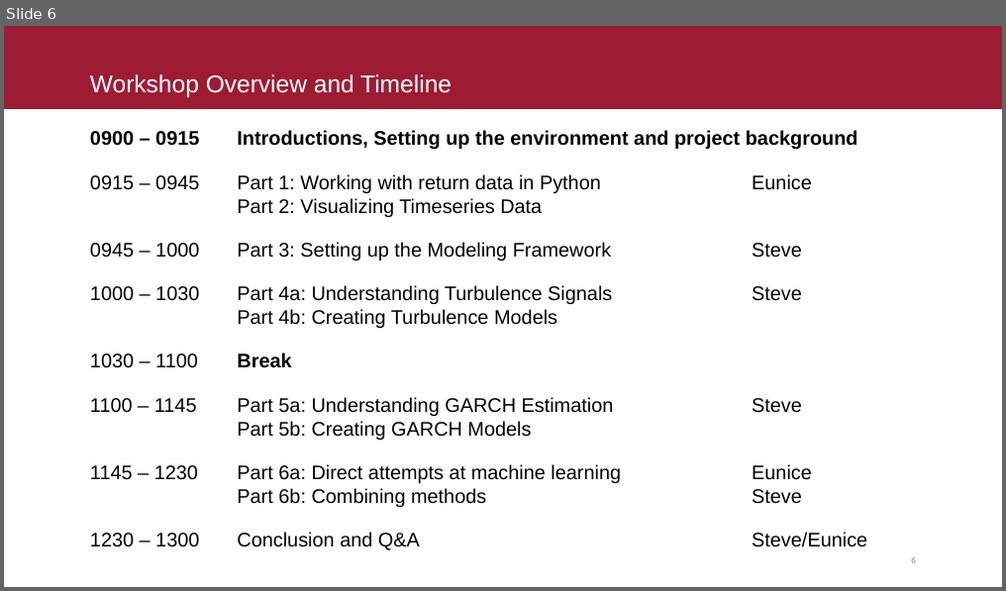
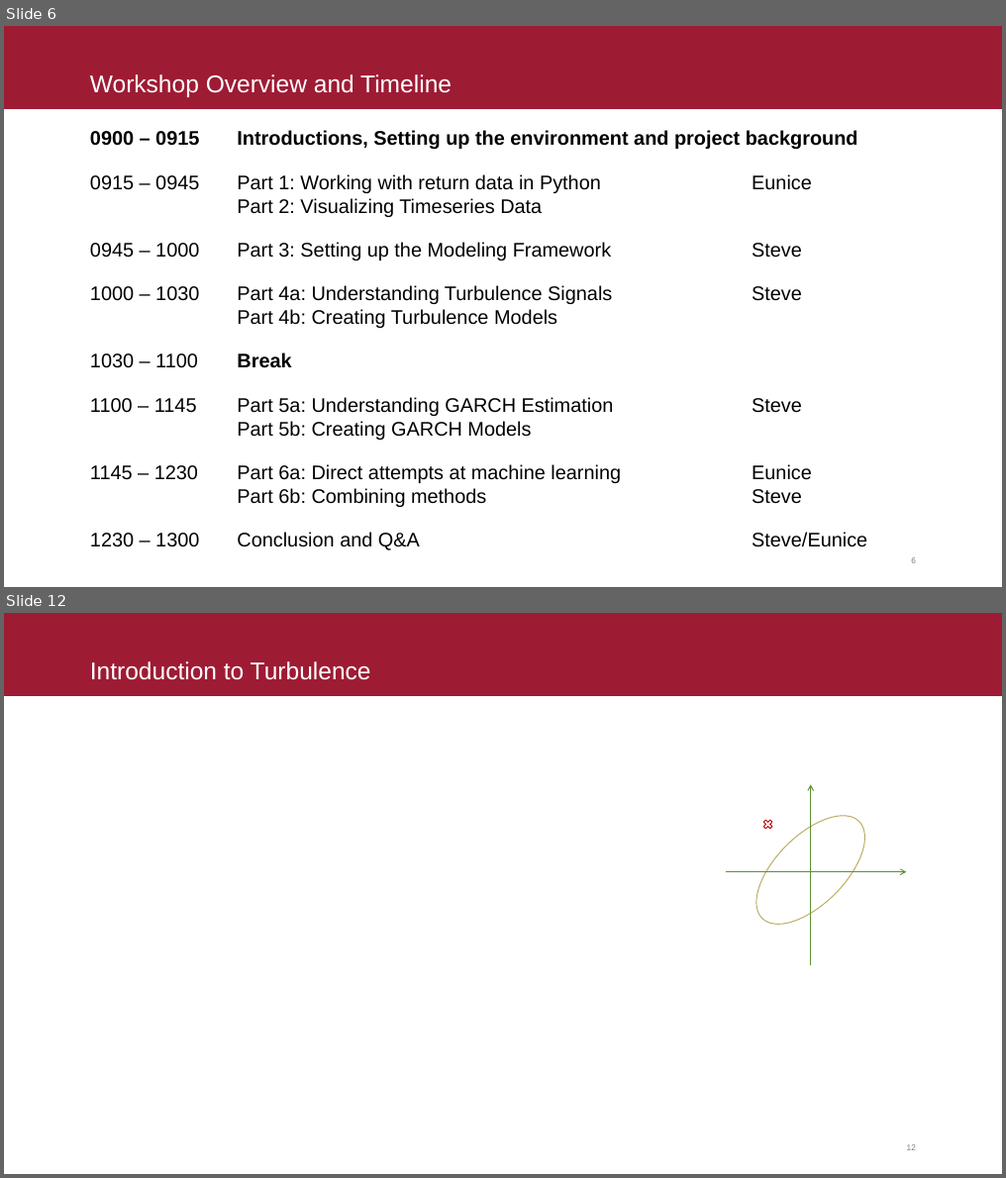
Before and after one commit to fintechsteve/modeling-volatility, a slide deck: Presentation/ODSC Modeling Volatility - Lawrence Hameyie-Sanon.pptx. Shown one above the other, each under a label of ours: slide 6 before the commit, slides 6 and 12 after it; the slides between them are not shown. The pictures are 1006x591 and 1006x1178 pixels, drawn with LibreOffice and Linux fonts; fonts in the diff are those of the drawing; grey boxes stand for pictures. Boxes give left, top, right and bottom in pixels: in the first picture for what was removed or moved away, otherwise in the second. Text is boxed around its words. In the diff, an @@ line names an element or a change of style, - is before the commit and + after.

```diff
--- a/Presentation/ODSC Modeling Volatility - Lawrence Hameyie-Sanon.pptx
+++ b/Presentation/ODSC Modeling Volatility - Lawrence Hameyie-Sanon.pptx
@@ slide 12 added at box(4, 613, 1002, 1174), background #FFFFFF; not listed: 2 template elements that a slide beside it also shows @@
@@ title added at box(90, 662, 371, 680), 26.5 pt, text #FFFFFF @@
+Introduction to Turbulence
@@ arrow added from (811, 965) to (811, 784), #5D9136 1 pt @@
@@ ellipse added at box(738, 797, 883, 943), fill #FFFFFF, outline #B8A95E 1 pt @@
@@ cross added at box(761, 818, 774, 831), fill #FFFFFF, outline #C00000 1 pt @@
@@ arrow added from (725, 872) to (906, 872), #5D9136 1 pt @@
```
Also in this commit, not shown: 18 other slides added.
